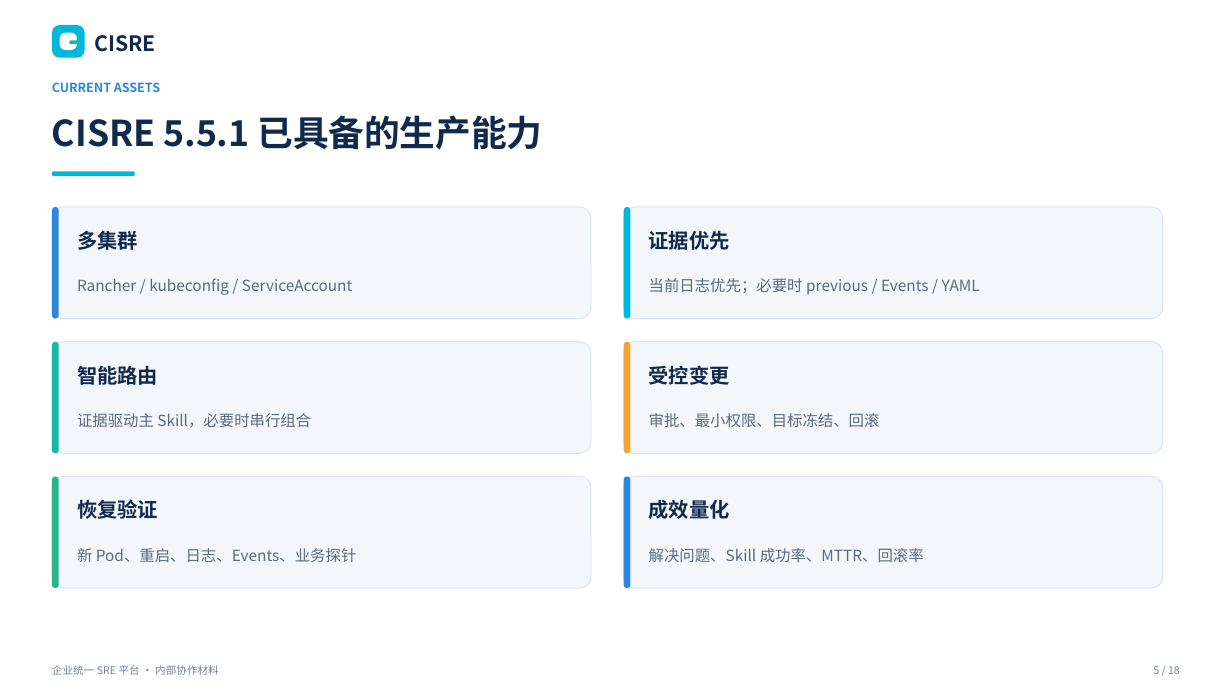
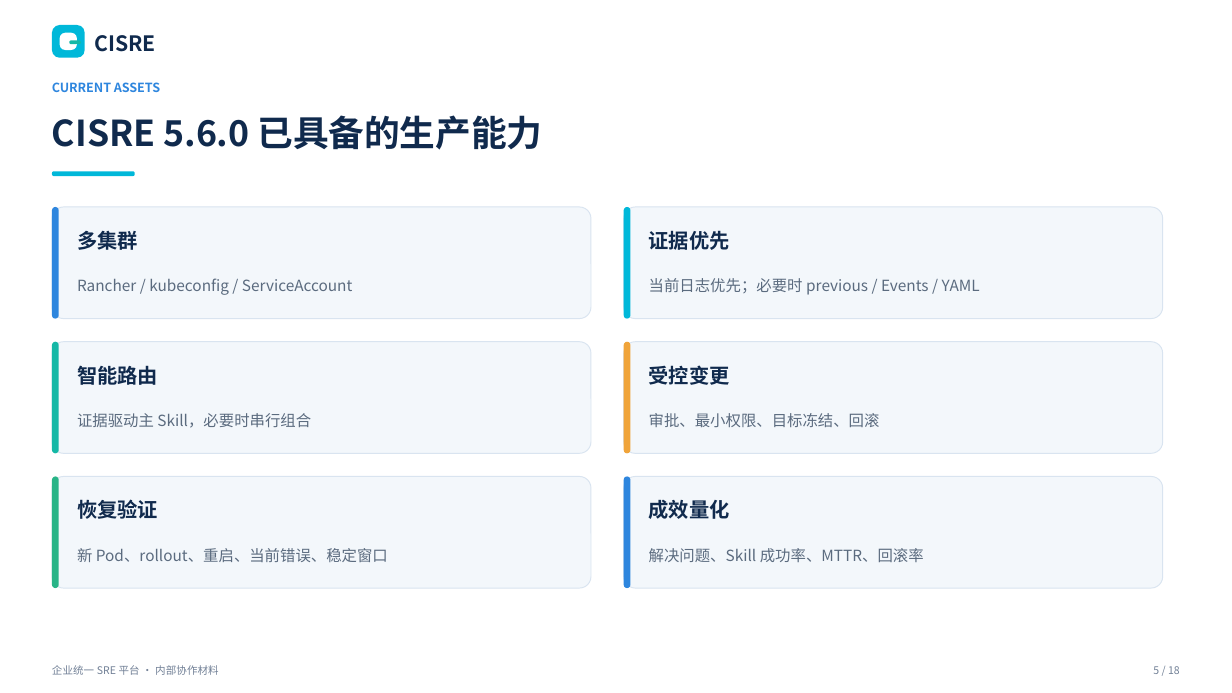
Before and after one commit to William-Lu-stack/Flawless, a slide deck: slide 5 of docs/CISRE_ENTERPRISE_OPS_PLATFORM.pptx. Drawn at 1232x693 pixels with LibreOffice and Linux fonts; fonts in the diff are those of the drawing. Boxes give left, top, right and bottom in pixels: in the first picture for what was removed or moved away, otherwise in the second. Text is boxed around its words. In the diff, an @@ line names an element or a change of style, - is before the commit and + after.

Commit message:
feat(platform): release CISRE 5.6.0 plugin harness

```diff
--- a/docs/CISRE_ENTERPRISE_OPS_PLATFORM.pptx
+++ b/docs/CISRE_ENTERPRISE_OPS_PLATFORM.pptx
@@ text at <box>52,115,543,150</box>: text changed @@
-CISRE 5.5.1 已具备的生产能力
+CISRE 5.6.0 已具备的生产能力
@@ text at <box>77,548,388,562</box>: text changed @@
-新 Pod、重启、日志、Events、业务探针
+新 Pod、rollout、重启、当前错误、稳定窗口
```
Also in this commit, not shown: 12 other slides changed, 35 other files.
